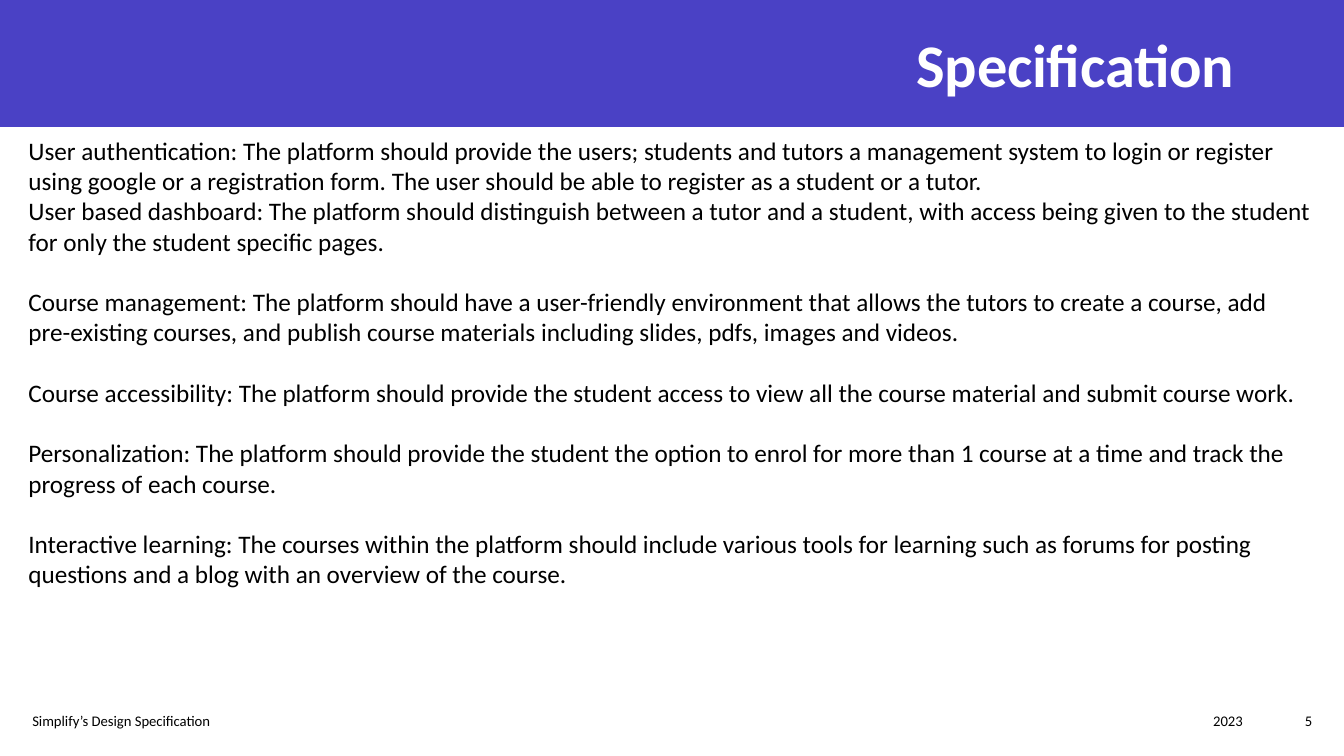
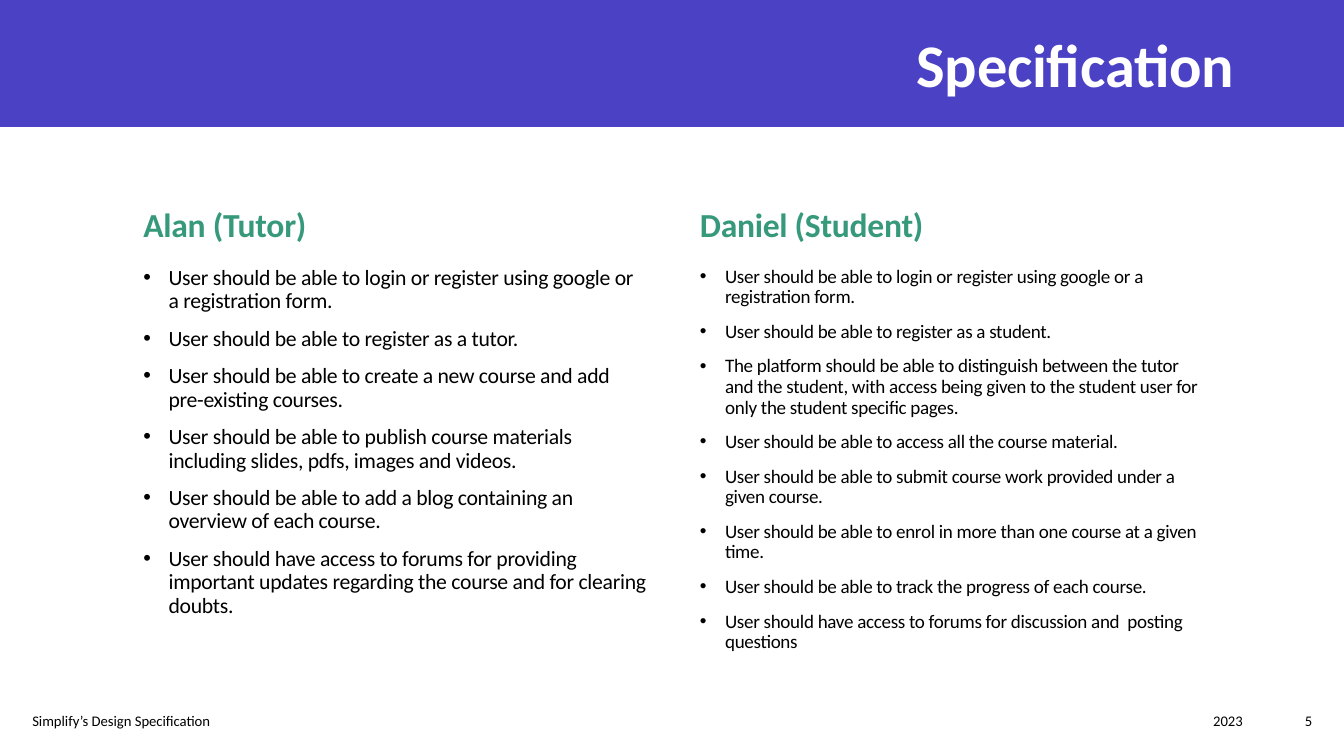
Before and after one commit to praharsh05/ITech-Group, a slide deck: slide 5 of ITech_GP.pptx. Drawn at 1344x756 pixels with LibreOffice and Linux fonts; fonts in the diff are those of the drawing. Boxes give left, top, right and bottom in pixels: in the first picture for what was removed or moved away, otherwise in the second. Text is boxed around its words. In the diff, an @@ line names an element or a change of style, - is before the commit and + after.

```diff
--- a/ITech_GP.pptx
+++ b/ITech_GP.pptx
@@ text removed at (28, 142, 1309, 588) @@
-User authentication: The platform should provide the users; students and tutors a management system to login or register using google or a registration form. The user should be able to register as a student or a tutor.
-User based dashboard: The platform should distinguish between a tutor and a student, with access being given to the student for only the student specific pages.
-Course management: The platform should have a user-friendly environment that allows the tutors to create a course, add pre-existing courses, and publish course materials including slides, pdfs, images and videos.
-Course accessibility: The platform should provide the student access to view all the course material and submit course work.
-Personalization: The platform should provide the student the option to enrol for more than 1 course at a time and track the progress of each course.
-Interactive learning: The courses within the platform should include various tools for learning such as forums for posting questions and a blog with an overview of the course.
@@ text added at (143, 212, 307, 242), 24 pt, text #37997B, bold @@
+Alan (Tutor)
@@ text added at (700, 212, 924, 242), 24 pt, text #37997B, bold @@
+Daniel (Student)
@@ text added at (725, 269, 1198, 651), 13.6 pt, text #000000 @@
+• User should be able to login or register using google or a registration form.
+• User should be able to register as a student.
+• The platform should be able to distinguish between the tutor and the student, with access being given to the student user for only the student specific pages.
+• User should be able to access all the course material.
+• User should be able to submit course work provided under a given course.
+• User should be able to enrol in more than one course at a given time.
+• User should be able to track the progress of each course.
+• User should have access to forums for discussion and posting questions
@@ text added at (169, 270, 647, 613), 15.5 pt, text #000000 @@
+• User should be able to login or register using google or a registration form.
+• User should be able to register as a tutor.
+• User should be able to create a new course and add pre-existing courses.
+• User should be able to publish course materials including slides, pdfs, images and videos.
+• User should be able to add a blog containing an overview of each course.
+• User should have access to forums for providing important updates regarding the course and for clearing doubts.
```
